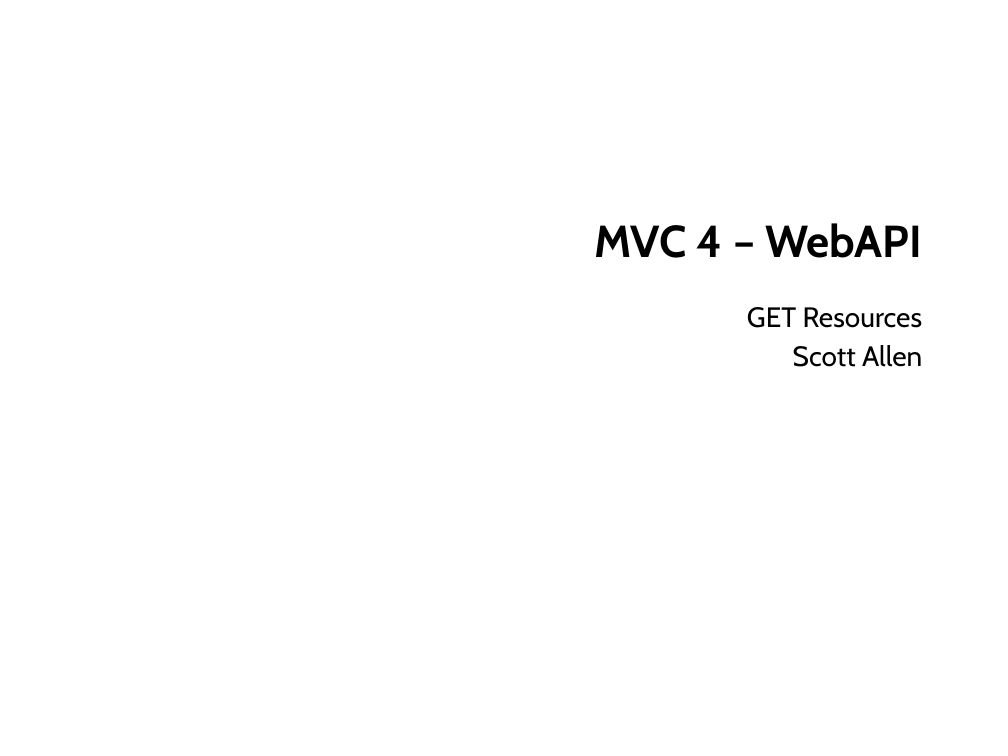
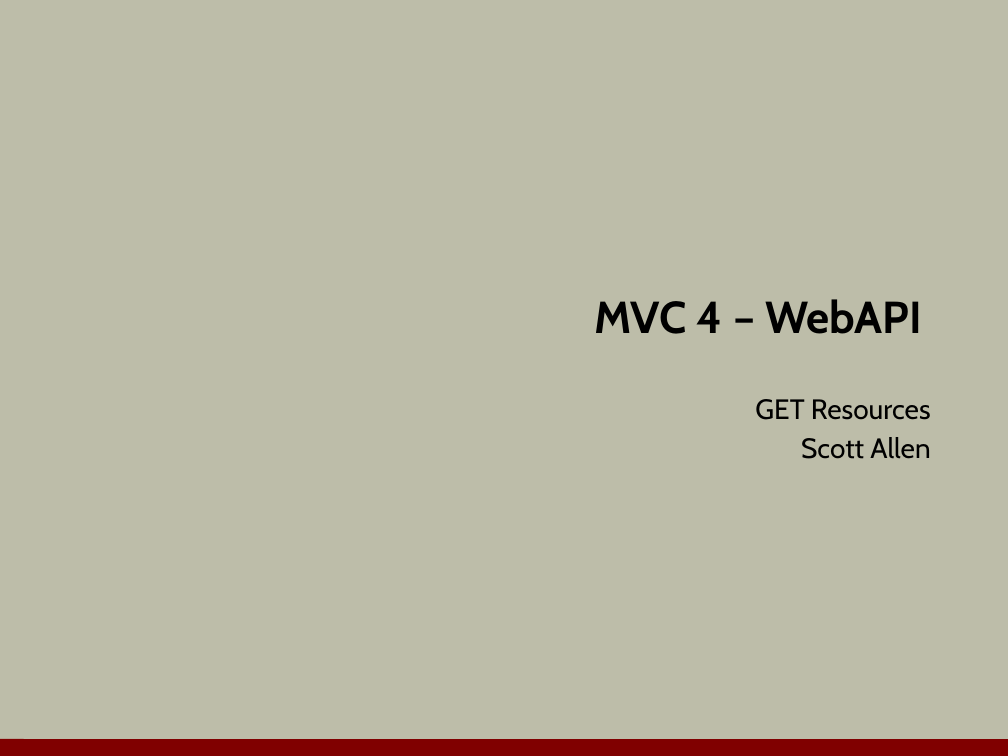
Before and after one commit to OdeToCode/classes, a slide deck: slide 1 of mvc/slides/14_webapi.pptx. Drawn at 1008x756 pixels with LibreOffice and Linux fonts; fonts in the diff are those of the drawing; background and template pictures are left out. Boxes give left, top, right and bottom in pixels: in the first picture for what was removed or moved away, otherwise in the second. Text is boxed around its words. In the diff, an @@ line names an element or a change of style, - is before the commit and + after.

```diff
--- a/mvc/slides/14_webapi.pptx
+++ b/mvc/slides/14_webapi.pptx
@@ background picture (left out) to #BDBDA9 @@
@@ title "MVC 4 – WebAPI": place and size @@
-title "MVC 4 – WebAPI" at (594,223,922,258)
+title "MVC 4 – WebAPI" at (594,299,922,334)
@@ subtitle "GET Resources": place and size @@
-subtitle "GET Resources" at (747,307,923,367)
+subtitle "GET Resources" at (755,399,931,459)
@@ line added from (0, 747) to (1008, 748), #800000 12 pt @@
```
Also in this commit, not shown: 14 other slides changed.
